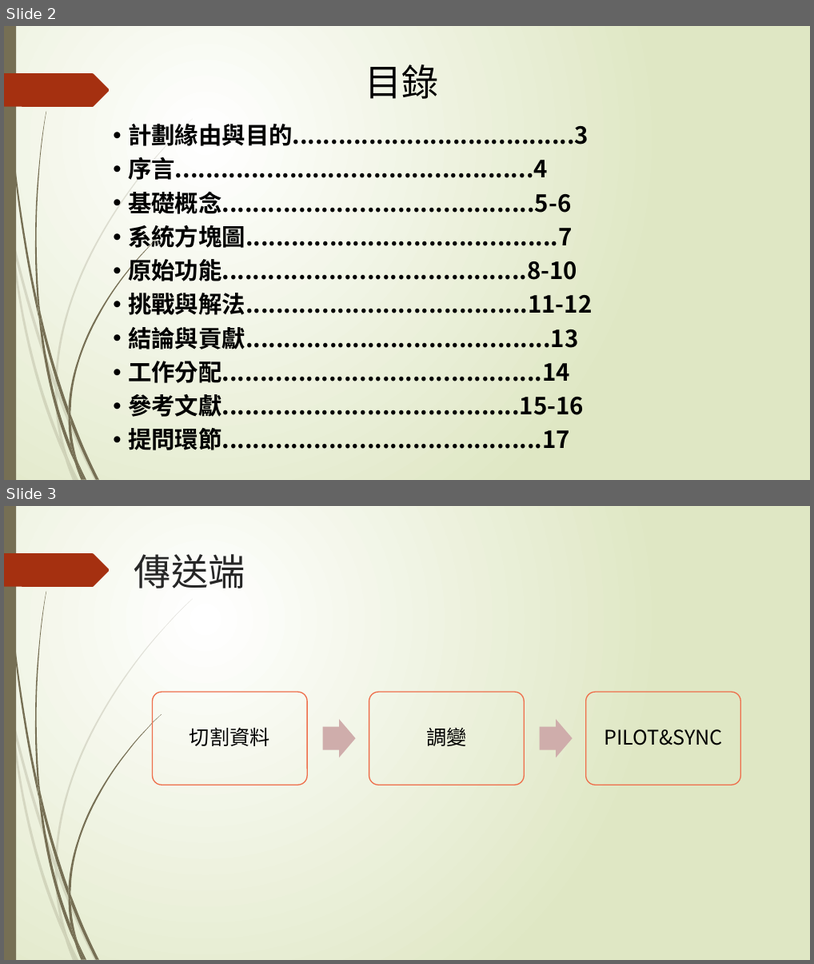
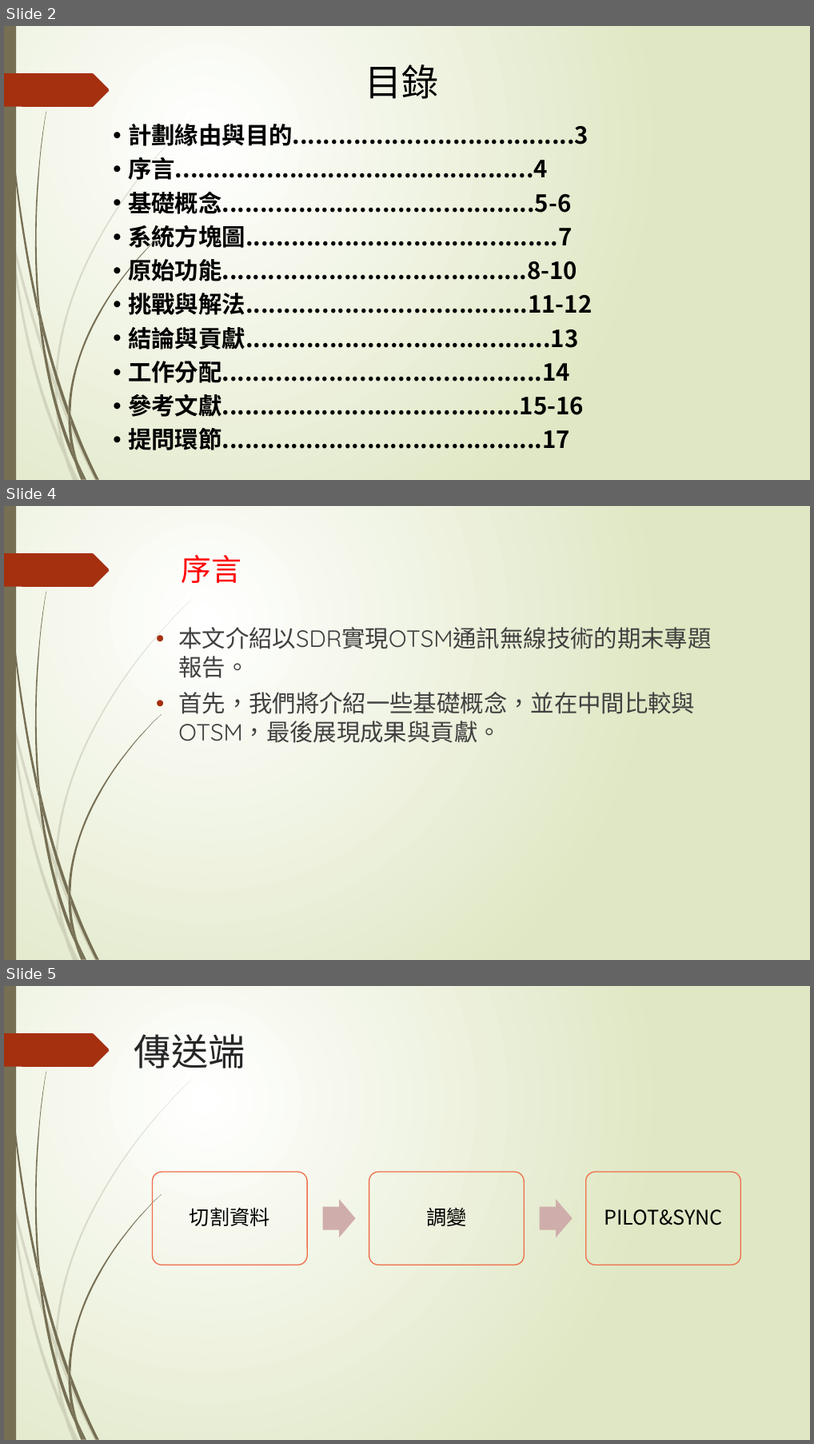
Before and after one commit to NIUWCSP/OTSM, a slide deck: report/以SDR實現OTSM通訊技術.pptx. Shown one above the other, each under a label of ours: slides 2 and 3 before the commit, slides 2, 4 and 5 after it; the slides between them are not shown. The pictures are 814x964 and 814x1444 pixels, drawn with LibreOffice and Linux fonts; fonts in the diff are those of the drawing. Boxes give left, top, right and bottom in pixels: in the first picture for what was removed or moved away, otherwise in the second. Text is boxed around its words. In the diff, an @@ line names an element or a change of style, - is before the commit and + after.

```diff
--- a/report/以SDR實現OTSM通訊技術.pptx
+++ b/report/以SDR實現OTSM通訊技術.pptx
@@ slide 4 added at <box>4,506,810,960</box>, background gradient #FFFFFF to #DFE8C4; not listed: 24 template elements that a slide beside it also shows @@
@@ title added at <box>182,555,242,583</box>, 36 pt, text #FF0000 @@
+序言
@@ text added at <box>178,624,711,743</box>, 28 pt, text #404040 @@
+• 本文介紹以SDR實現OTSM通訊無線技術的期末專題報告。
+• 首先，我們將介紹一些基礎概念，並在中間比較與OTSM，最後展現成果與貢獻。
@@ what was slide 3 is now slide 5 @@
```
Also in this commit, not shown: 1 slide changed, 1 other slide added.
